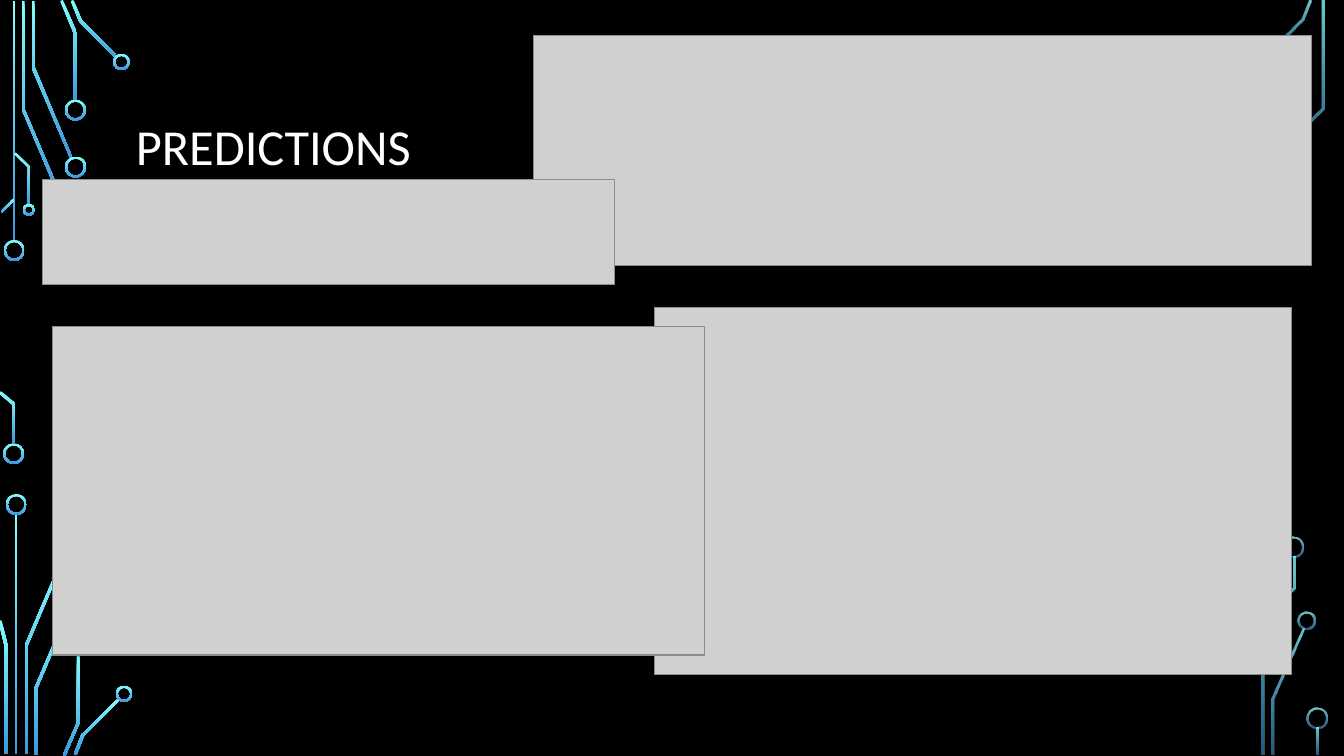
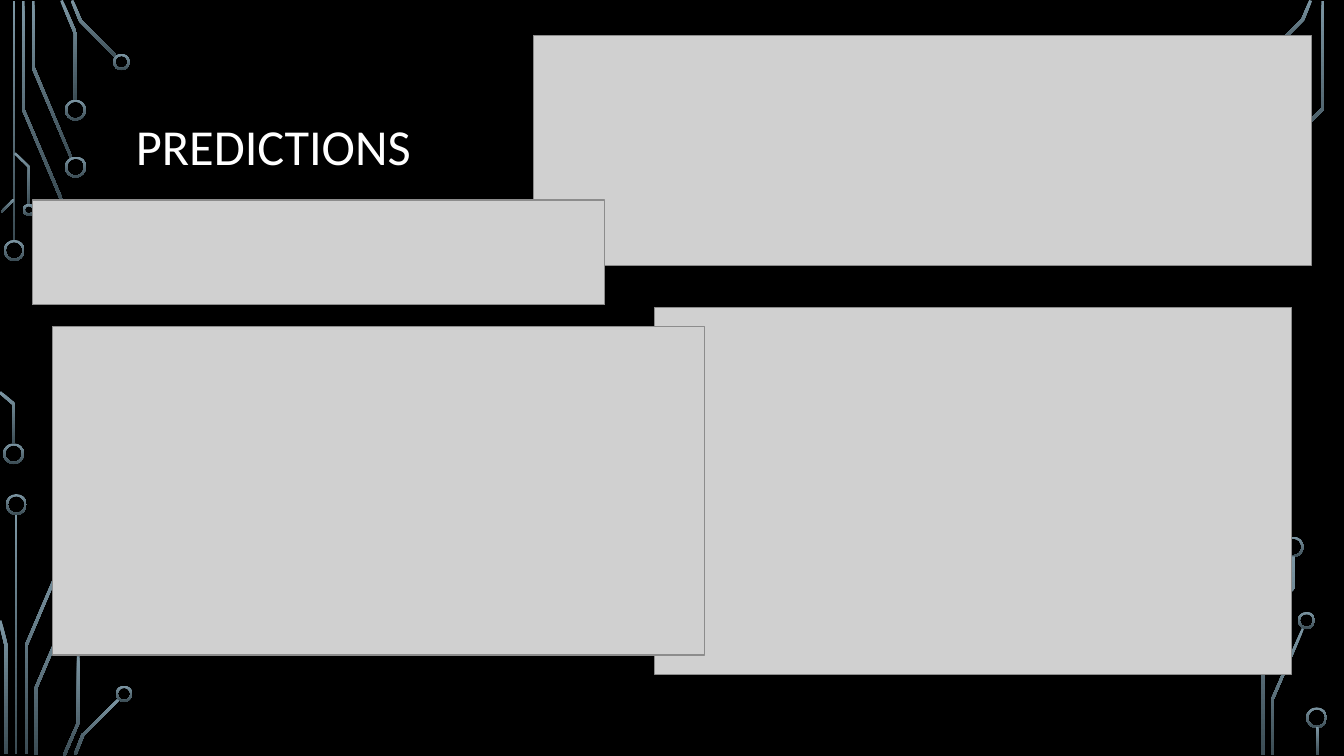
Before and after one commit to hzhi54/Cars_Price_Regression_Project, a slide deck: slide 9 of Presentation.pptx. Drawn at 1344x756 pixels with LibreOffice and Linux fonts; fonts in the diff are those of the drawing; grey boxes stand for pictures; background and template pictures are left out. Boxes give left, top, right and bottom in pixels: in the first picture for what was removed or moved away, otherwise in the second. Text is boxed around its words. In the diff, an @@ line names an element or a change of style, - is before the commit and + after.

```diff
--- a/Presentation.pptx
+++ b/Presentation.pptx
@@ fill gradient #82FFFF to #3D97DE to gradient #7C96A3 to #3B4C54 in 31 elements at (4, 240, 25, 261), (3, 444, 24, 465), (22, 1, 63, 201), (31, 1, 72, 158), (60, 0, 78, 101), (65, 156, 86, 177), (65, 100, 86, 121), (71, 0, 117, 58), (113, 53, 131, 70), (1, 199, 15, 213), (0, 391, 15, 445), (14, 152, 30, 205), (22, 204, 34, 216), (15, 514, 18, 755), (24, 556, 65, 754), (6, 494, 27, 515), (0, 620, 7, 754), (34, 598, 76, 755), (63, 655, 80, 756), (68, 635, 89, 656), (74, 698, 120, 755), (116, 686, 133, 702), (1266, 0, 1313, 56), (1271, 628, 1305, 755), (1299, 612, 1316, 629), (1292, 1, 1325, 171), (1284, 536, 1305, 558), (1261, 557, 1296, 755), (1307, 708, 1328, 729), (1317, 727, 1320, 755), (12, 1, 15, 242) @@
@@ picture: place and size @@
-picture at (42, 179, 615, 284)
+picture at (32, 200, 605, 304)
@@ freeform shape added at (55, 199, 77, 220), fill gradient #7C96A3 to #3B4C54 @@
```
Also in this commit, not shown: 9 other slides changed, 5 other files.
